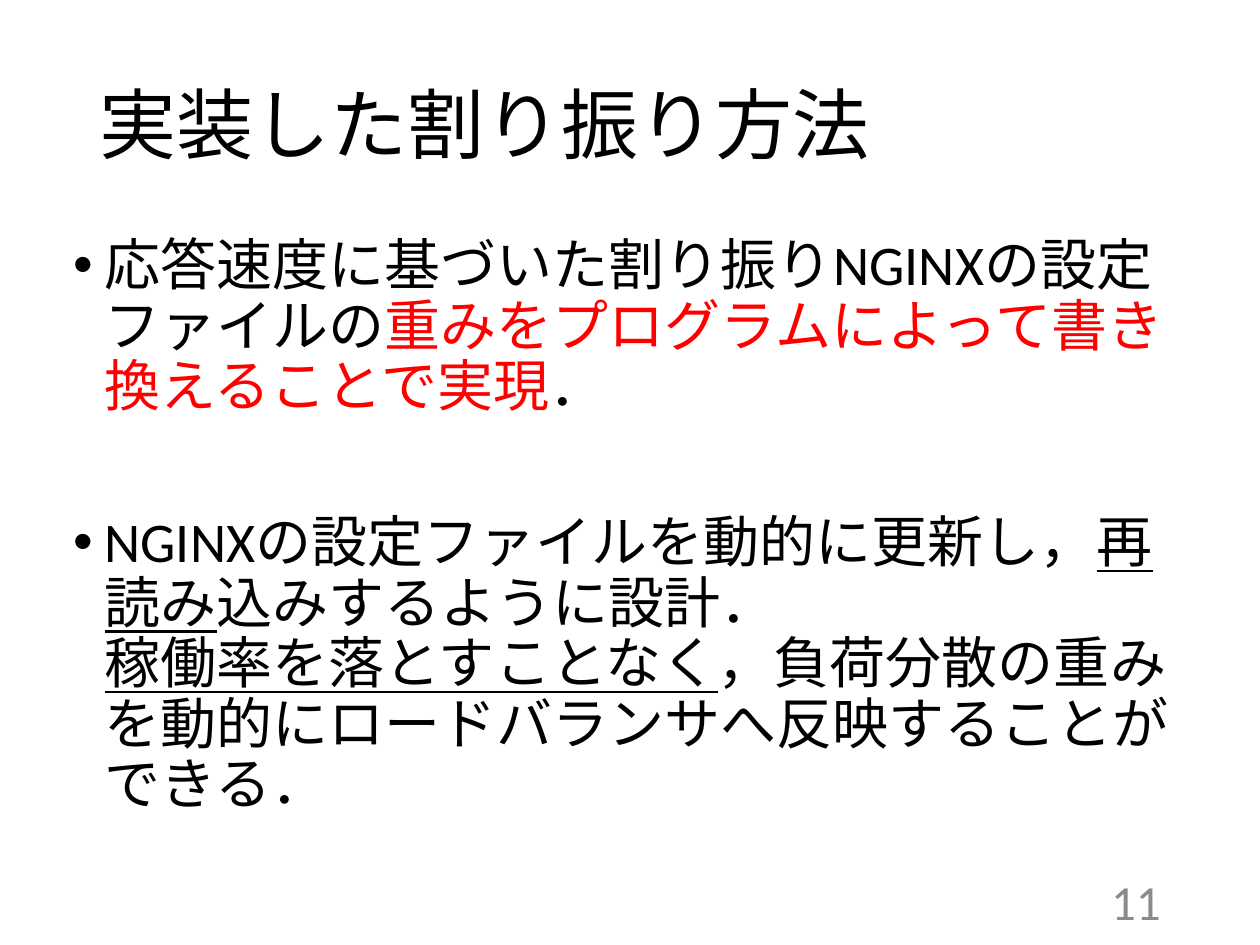
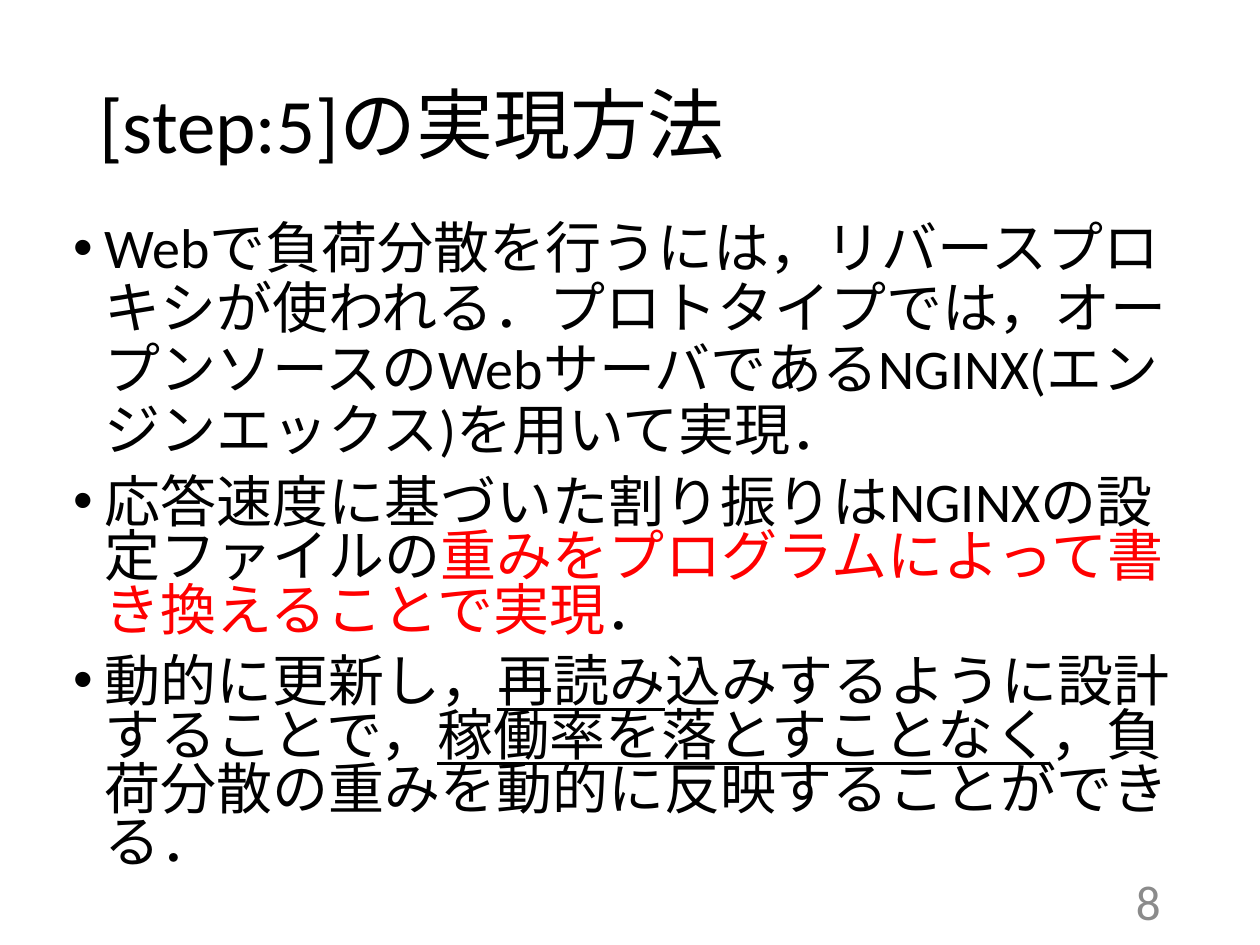
Before and after one commit to kait-takanolab/1821086_matsuo_thesis, a slide deck: slide 8 of 発表用/1821086_卒業研究発表会.pptx (slide 11 before the commit). Drawn at 1260x945 pixels with LibreOffice and Linux fonts; fonts in the diff are those of the drawing. Boxes give left, top, right and bottom in pixels: in the first picture for what was removed or moved away, otherwise in the second. Text is boxed around its words. In the diff, an @@ line names an element or a change of style, - is before the commit and + after.

```diff
--- a/発表用/1821086_卒業研究発表会.pptx
+++ b/発表用/1821086_卒業研究発表会.pptx
@@ title at box(99, 90, 724, 166): text changed @@
-実装した割り振り方法
+[step:5]の実現方法
@@ text at box(105, 221, 1170, 865): text changed @@
-• 応答速度に基づいた割り振りNGINXの設定ファイルの重みをプログラムによって書き換えることで実現．
-• NGINXの設定ファイルを動的に更新し，再読み込みするように設計．
-  稼働率を落とすことなく，負荷分散の重みを動的にロードバランサへ反映することができる．
+• Webで負荷分散を行うには，リバースプロキシが使われる．プロトタイプでは，オープンソースのWebサーバであるNGINX(エンジンエックス)を用いて実現．
+• 応答速度に基づいた割り振りはNGINXの設定ファイルの重みをプログラムによって書き換えることで実現．
+• 動的に更新し，再読み込みするように設計することで，稼働率を落とすことなく，負荷分散の重みを動的に反映することができる．
@@ page number at box(1136, 886, 1161, 920): text changed @@
-11
+8
```
Also in this commit, not shown: 10 other slides changed, 2 slides removed, 3 other files.
